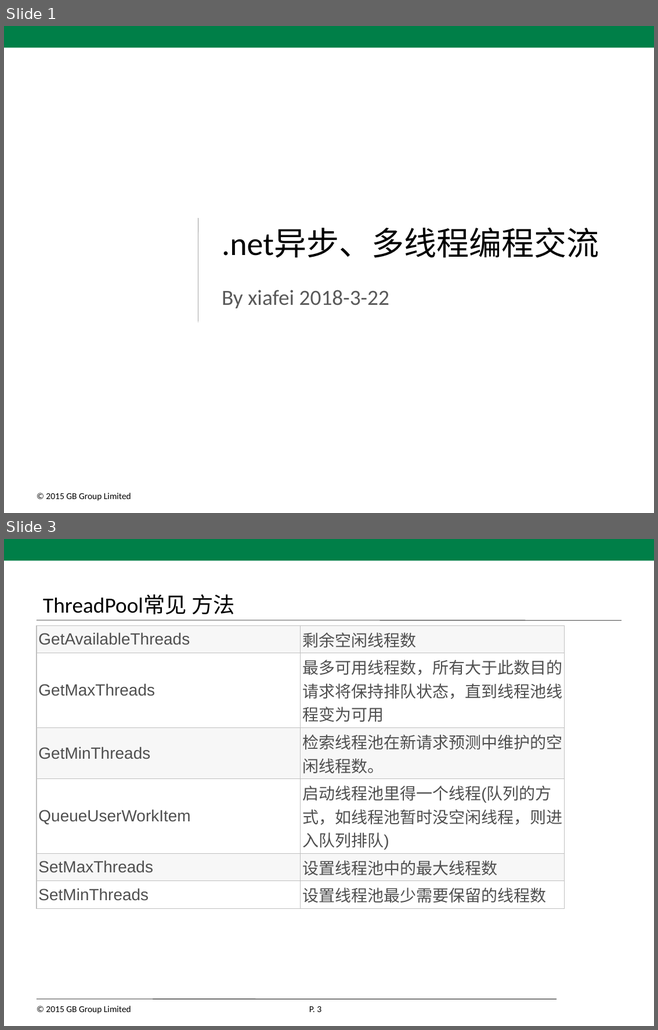
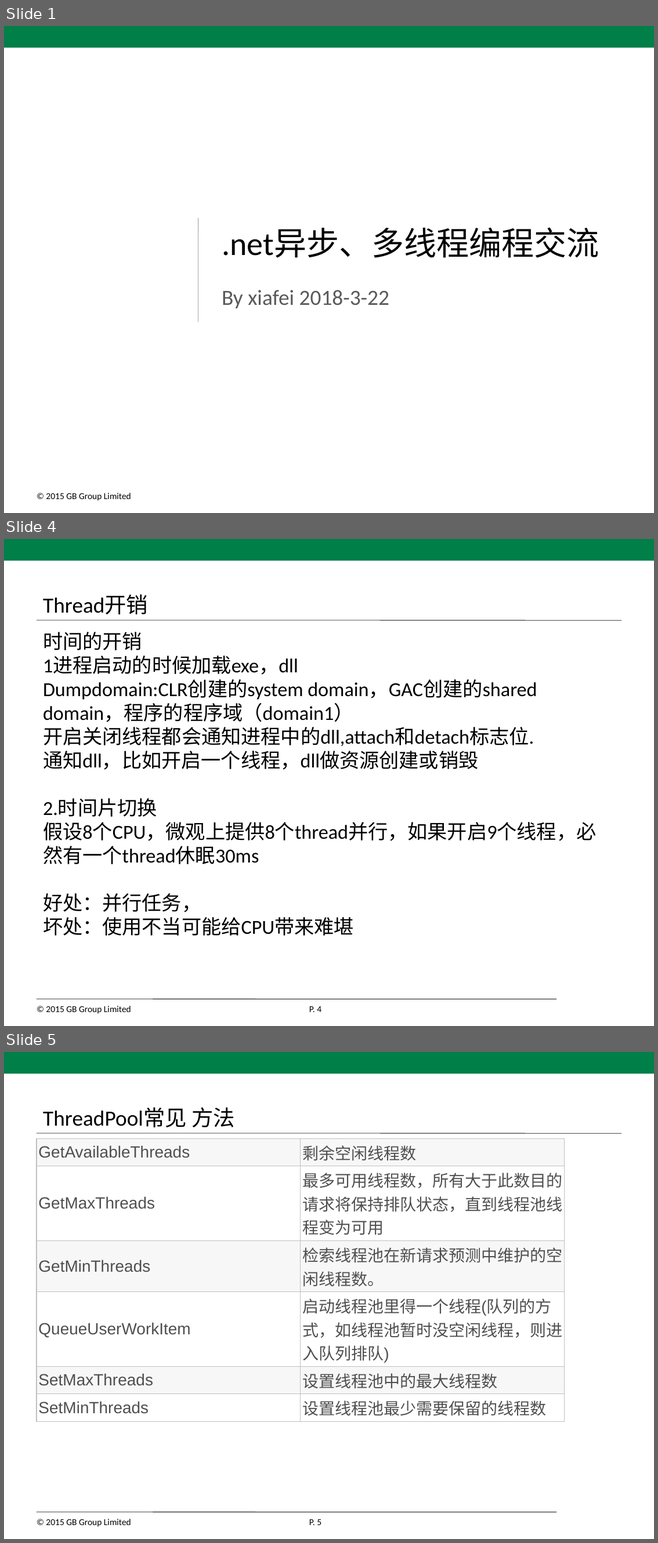
Before and after one commit to xiafeicn/AsyncProgram, a slide deck: 异步编程.pptx. Shown one above the other, each under a label of ours: slides 1 and 3 before the commit, slides 1, 4 and 5 after it; the slides between them are not shown. The pictures are 658x1030 and 658x1543 pixels, drawn with LibreOffice and Linux fonts; fonts in the diff are those of the drawing; background and template pictures are left out. Boxes give left, top, right and bottom in pixels: in the first picture for what was removed or moved away, otherwise in the second. Text is boxed around its words. In the diff, an @@ line names an element or a change of style, - is before the commit and + after.

Commit message:
多线程文档

```diff
--- a/异步编程.pptx
+++ b/异步编程.pptx
@@ slide 4 added at (4, 539, 654, 1026), background #FFFFFF; not listed: 5 template elements that a slide beside it also shows @@
@@ title added at (43, 595, 148, 614), 24 pt, text #000000 @@
+Thread开销
@@ text added at (43, 632, 596, 936), 22 pt, text #000000 @@
+时间的开销
+1进程启动的时候加载exe，dll
+Dumpdomain:CLR创建的system domain，GAC创建的shared domain，程序的程序域（domain1）
+开启关闭线程都会通知进程中的dll,attach和detach标志位.
+通知dll，比如开启一个线程，dll做资源创建或销毁
+2.时间片切换
+假设8个CPU，微观上提供8个thread并行，如果开启9个线程，必然有一个thread休眠30ms
+好处：并行任务，
+坏处：使用不当可能给CPU带来难堪
@@ what was slide 3 is now slide 5 @@
@@ page number at (309, 1519, 321, 1525): text changed @@
-P. 3
+P. 5
```
Also in this commit, not shown: 1 slide changed, 1 other slide added, 7 other files.
